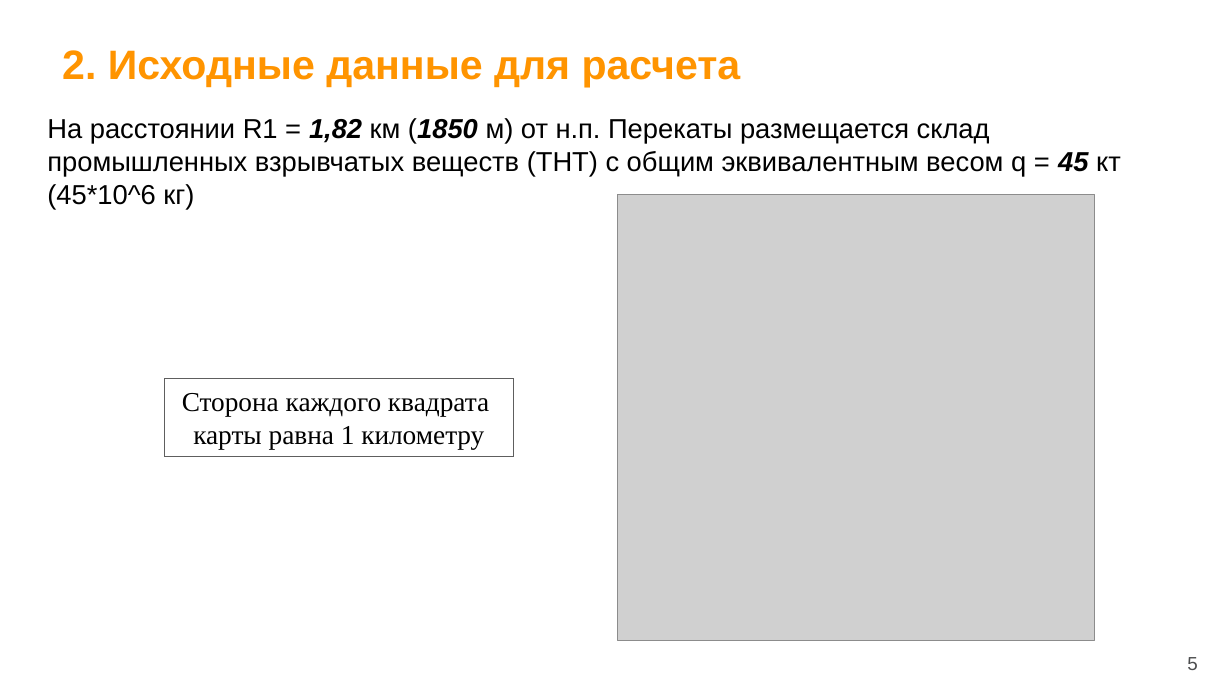
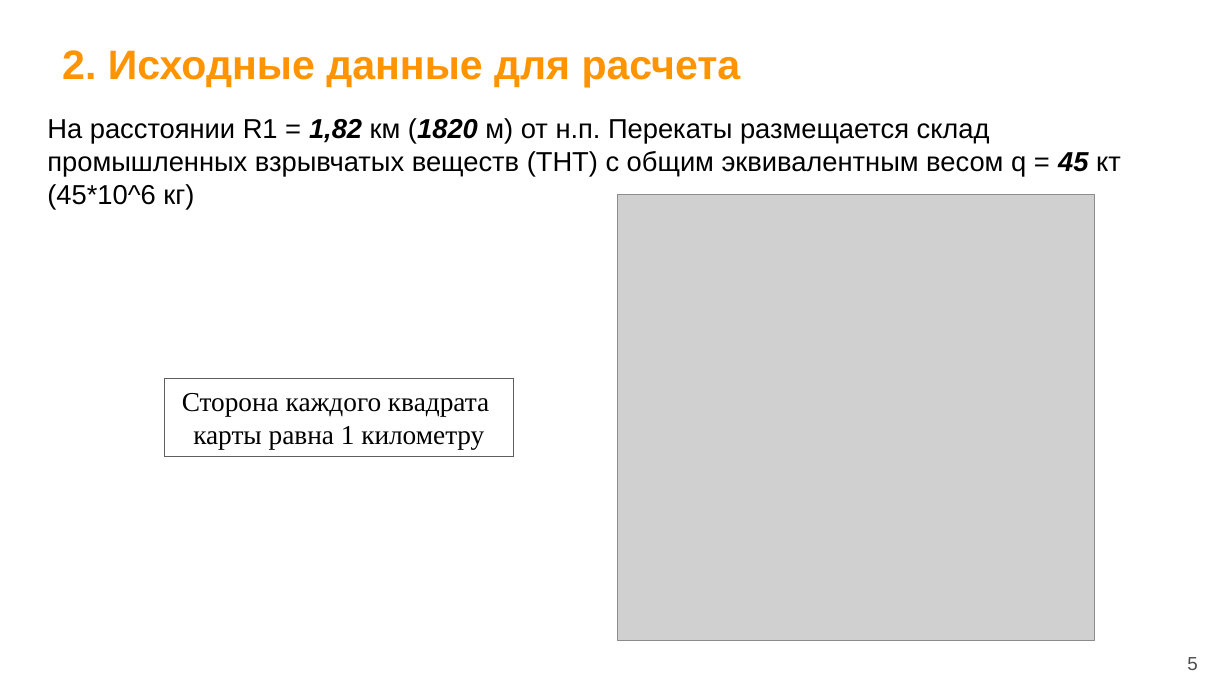
Before and after one commit to ekkimukk/bonch, a slide deck: slide 5 of 7semester/bzhd/praxis/1.pptx. Drawn at 1232x693 pixels with LibreOffice and Linux fonts; fonts in the diff are those of the drawing; grey boxes stand for pictures; background and template pictures are left out. Boxes give left, top, right and bottom in pixels: in the first picture for what was removed or moved away, otherwise in the second. Text is boxed around its words. In the diff, an @@ line names an element or a change of style, - is before the commit and + after.

```diff
--- a/7semester/bzhd/praxis/1.pptx
+++ b/7semester/bzhd/praxis/1.pptx
@@ text at [47,118,1121,210]: text changed @@
-На расстоянии R1 = 1,82 км (1850 м) от н.п. Перекаты размещается склад промышленных взрывчатых веществ (ТНТ) с общим эквивалентным весом q = 45 кт (45*10^6 кг)
+На расстоянии R1 = 1,82 км (1820 м) от н.п. Перекаты размещается склад промышленных взрывчатых веществ (ТНТ) с общим эквивалентным весом q = 45 кт (45*10^6 кг)
```
Also in this commit, not shown: 2 other slides changed.
